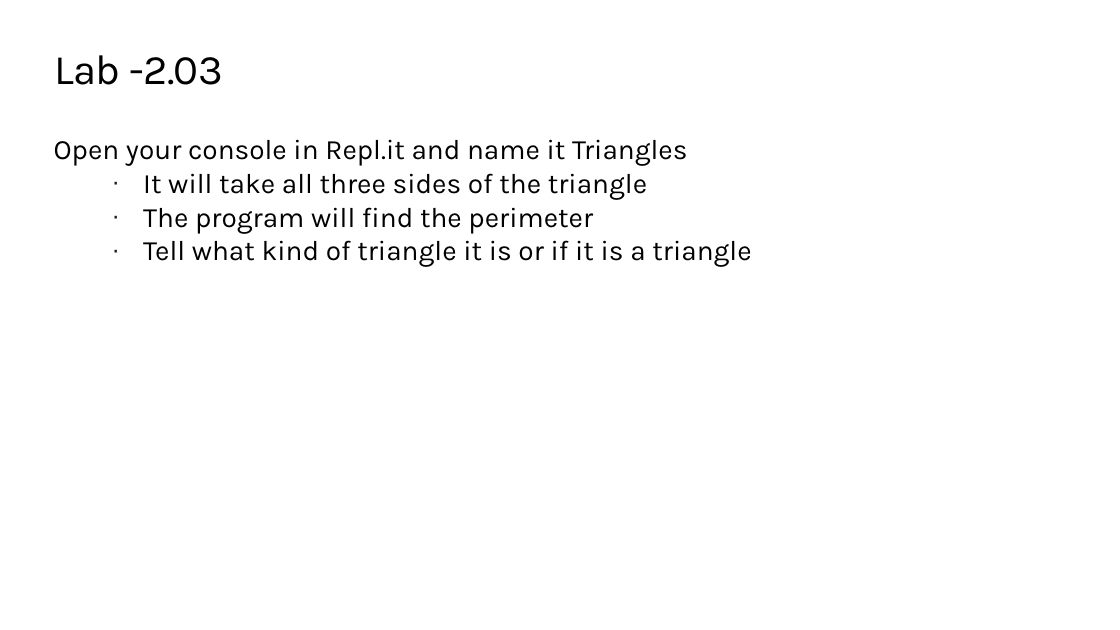
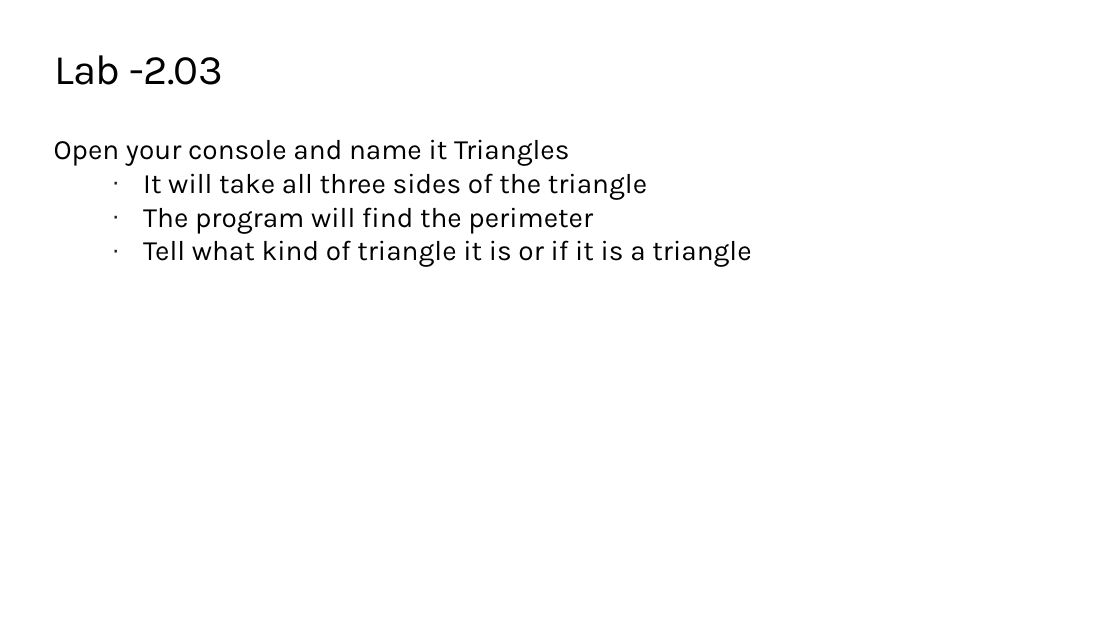
Before and after one commit to TEALSK12/2nd-semester-introduction-to-computer-science, a slide deck: slide 9 of units/2_unit/slidedecks/Intro Python 2.03 TEALS.pptx. Drawn at 1120x630 pixels with LibreOffice and Linux fonts; fonts in the diff are those of the drawing; background and template pictures are left out. Boxes give left, top, right and bottom in pixels: in the first picture for what was removed or moved away, otherwise in the second. Text is boxed around its words. In the diff, an @@ line names an element or a change of style, - is before the commit and + after.

Commit message:
Remove Repl

```diff
--- a/units/2_unit/slidedecks/Intro Python 2.03 TEALS.pptx
+++ b/units/2_unit/slidedecks/Intro Python 2.03 TEALS.pptx
@@ text at [54, 139, 569, 166]: text changed @@
-Open your console in Repl.it and name it Triangles
+Open your console and name it Triangles
```
Also in this commit, not shown: 1 other file.
